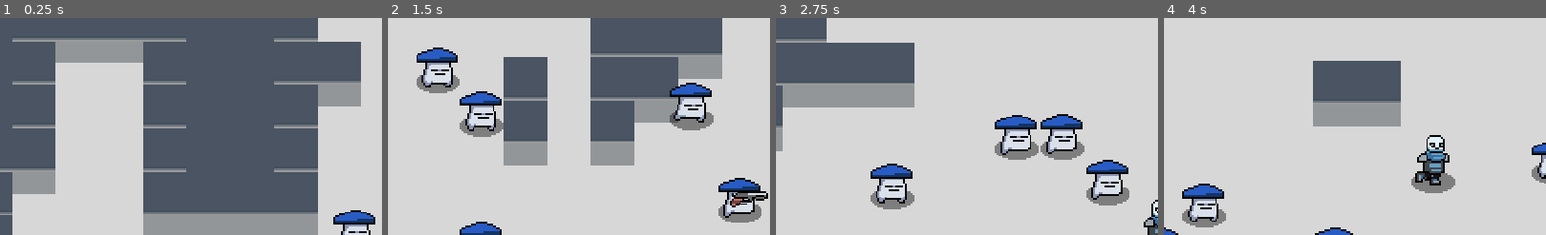
Above: before the commit, frames 1-4 (left to right).
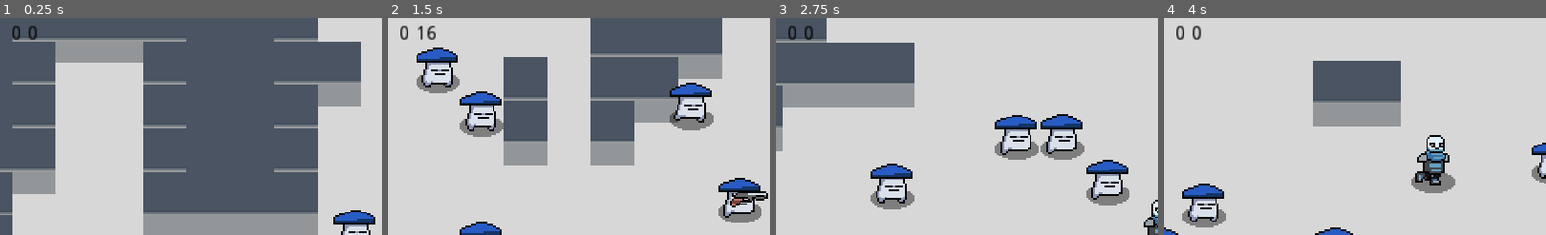
Above: after the commit, the same moments.

Repository: Hairic95/nuclear-throne-godot-clone
Game: Godot game, scene res://src/scenes/TestScene.tscn
Two runs of this game, one before a commit and one after it. Both use one fixed random seed, a clock stepped at 60 frames per second and the inputs below.
Inputs (mouse positions are % of the whole screen's width and height, from its top left):
- Up to frame 1 (0.25 s): no input
- Up to frame 2 (1.5 s): tap Enter (ui_accept) at 0.5, 0.6, 0.77, 1.07 s; move the mouse to (72, 45) at 0.52 s; hold D 0.53-1.28 s; move the mouse to (30, 55) at 1.27 s; hold S from 1.28 s (still down); right-click (30, 55) at 1.35 s
- Up to frame 3 (2.75 s): tap Enter (ui_accept) at 1.52, 1.55, 1.82, 2.3 s; move the mouse to (60, 28) at 2.02 s; release S at 2.03 s; press the mouse at (60, 28) at 2.03 s; hold D from 2.03 s (still down)
- Up to frame 4 (4 s): move the mouse to (45, 70) at 2.77 s; release D at 2.78 s; release the mouse at (45, 70) at 2.78 s; hold W 2.78-3.53 s; tap E (interact) at 2.85 s; tap Enter (ui_accept) at 3.02, 3.05, 3.32, 3.77, 3.8 s; move the mouse to (80, 65) at 3.52 s; hold A from 3.53 s (still down); tap Mouse wheel up (next_weapon) at 3.6 s
The pictures show only the part of the screen within x 0-50%, y 7-57%; the shares and areas given below are measured in that part.

The runs differ from the first frame. In frame 1, 0.2% of the frame differs, in the area x 3-10%, y 3-11%; in frame 2, 0.3%, in the area x 3-13%, y 3-11%; in frame 3, 0.2%; in frame 4, 0.2%.

Commit message:
added ammo pickup at weapon walk over

Diff:
--- a/assets/animation_tree/character_basic_tree.tres
+++ b/assets/animation_tree/character_basic_tree.tres
@@ -45,4 +45,4 @@
 nodes/tr_alive/position = Vector2( 980, 220 )
 nodes/tr_movement/node = SubResource( 7 )
 nodes/tr_movement/position = Vector2( 420, 180 )
-node_connections = [ "output", 0, "tr_alive", "tr_movement", 0, "an_idle", "tr_movement", 1, "an_run", "tr_alive", 0, "os_hurt", "tr_alive", 1, "an_dead", "os_hurt", 0, "tr_movement", "os_hurt", 1, "an_hurt" ]
+node_connections = [ "output", 0, "tr_alive", "tr_alive", 0, "os_hurt", "tr_alive", 1, "an_dead", "os_hurt", 0, "tr_movement", "os_hurt", 1, "an_hurt", "tr_movement", 0, "an_idle", "tr_movement", 1, "an_run" ]
--- a/project.godot
+++ b/project.godot
@@ -52,6 +52,7 @@
 
 EventBus="*res://src/autoloads/EventBus.gd"
 LevelProgression="*res://src/autoloads/LevelProgression.gd"
+Globals="*res://src/autoloads/Globals.gd"
 
 [display]
 
--- a/src/autoloads/EventBus.gd
+++ b/src/autoloads/EventBus.gd
@@ -11,6 +11,7 @@
 
 signal emit_scent(new_scent)
 
+signal give_ammo(player, ammo_type, ammo_quantity)
 signal player_ammo_changed(ammo_type, ammo_quantity)
 signal consume_ammo(ammo_consumed, ammo_type)
 
--- /dev/null
+++ b/src/autoloads/Globals.gd
@@ -0,0 +1,11 @@
+extends Node
+
+var ammo_quantities = {
+	"bullet": 32,
+	"shell": 8
+}
+
+var max_ammo_quantities = {
+	"bullet": 255,
+	"shell": 55
+}
--- a/src/entities/objects/InteractiveWeapon.gd
+++ b/src/entities/objects/InteractiveWeapon.gd
@@ -2,6 +2,10 @@
 class_name InteractiveWeapon
 
 export (PackedScene) var weapon_at_pickup = load("res://src/entities/weapons/Weapon.tscn")
+
+export (String, "bullet", "shell") var ammo_type
+
+onready var remaining_bullets = 2 * Globals.ammo_quantities[ammo_type]
 
 func _ready():
 	pass # Replace with function body.
@@ -11,3 +15,9 @@
 
 func set_image(texture : Texture):
 	$Sprite.texture = texture
+
+func _on_CollectBox_body_entered(body):
+	._on_CollectBox_body_entered(body)
+	if body.is_in_group("player"):
+		EventBus.emit_signal("give_ammo", body, ammo_type, remaining_bullets)
+		remaining_bullets = 0
--- a/src/entities/objects/dropWeapons/DropRifle.tscn
+++ b/src/entities/objects/dropWeapons/DropRifle.tscn
@@ -14,6 +14,7 @@
 
 [node name="InteractiveWeapon" instance=ExtResource( 1 )]
 weapon_at_pickup = ExtResource( 3 )
+ammo_type = "bullet"
 
 [node name="Sprite" parent="." index="0"]
 texture = ExtResource( 2 )
--- a/src/entities/objects/dropWeapons/DropShotgun.tscn
+++ b/src/entities/objects/dropWeapons/DropShotgun.tscn
@@ -14,6 +14,7 @@
 
 [node name="InteractiveWeapon" instance=ExtResource( 1 )]
 weapon_at_pickup = ExtResource( 3 )
+ammo_type = "shell"
 
 [node name="Sprite" parent="." index="0"]
 texture = ExtResource( 2 )
--- a/src/entities/player/Player.gd
+++ b/src/entities/player/Player.gd
@@ -19,8 +19,8 @@
 var max_health = 8
 
 var ammos = {
-	"bullet": 5,
-	"shell": 2
+	"bullet": 0,
+	"shell": 0
 }
 
 var scent_trail = []
@@ -157,6 +157,10 @@
 	if inner_pushbox.has(area):
 		inner_pushbox.erase(area)
 
+func give_ammo(ammo_type, ammo_quantity):
+	ammos[ammo_type] = min(ammo_quantity + ammos[ammo_type], Globals.max_ammo_quantities[ammo_type])
+	EventBus.emit_signal("player_ammo_changed", ammo_type, ammos[ammo_type])
+
 func consume_ammo(ammo_consumed, ammo_type):
 	ammos[ammo_type] = max(0, ammos[ammo_type] - ammo_consumed)
 	for weapon in $Weapons.get_children():
--- a/src/scenes/TestScene.gd
+++ b/src/scenes/TestScene.gd
@@ -21,6 +21,7 @@
 	EventBus.connect("health_changed", self, "health_changed")
 
 	EventBus.connect("player_ammo_changed", self, "player_ammo_changed")
+	EventBus.connect("give_ammo", self, "give_ammo_to_player")
 
 	var level_details = LevelProgression.level_difficulty
 
@@ -86,6 +87,10 @@
 	$UI/Screen/PlayerInfo/HealthBar.max_value = max_health
 	$UI/Screen/PlayerInfo/HealthBar.value = health
 
+func give_ammo_to_player(player, ammo_type, ammo_quantity):
+	player.give_ammo(ammo_type, ammo_quantity)
+
+
 func player_ammo_changed(ammo_type, ammo_quantity):
 	match ammo_type:
 		"bullet":
--- a/src/scenes/TestScene.tscn
+++ b/src/scenes/TestScene.tscn
@@ -91,9 +91,14 @@
 margin_bottom = 34.0
 
 [node name="BulletCount" type="Label" parent="UI/Screen/PlayerInfo/HBoxContainer"]
+margin_right = 8.0
 margin_bottom = 14.0
+custom_colors/font_color = Color( 0, 0, 0, 1 )
+text = "0"
 
 [node name="ShellCount" type="Label" parent="UI/Screen/PlayerInfo/HBoxContainer"]
-margin_left = 4.0
-margin_right = 4.0
+margin_left = 12.0
+margin_right = 20.0
 margin_bottom = 14.0
+custom_colors/font_color = Color( 0, 0, 0, 1 )
+text = "0"
